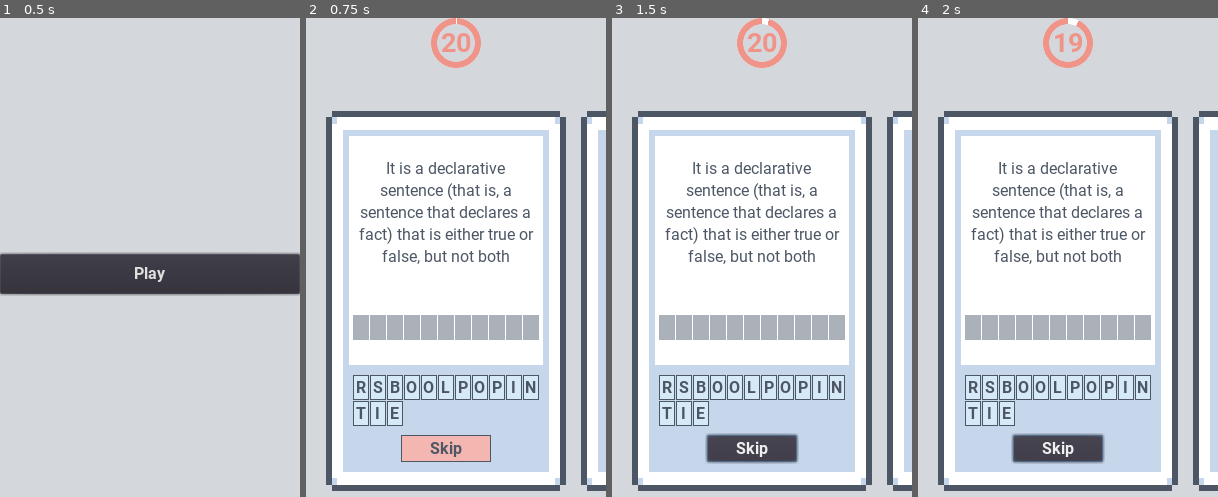
Above: before the commit, frames 1-4 (left to right).
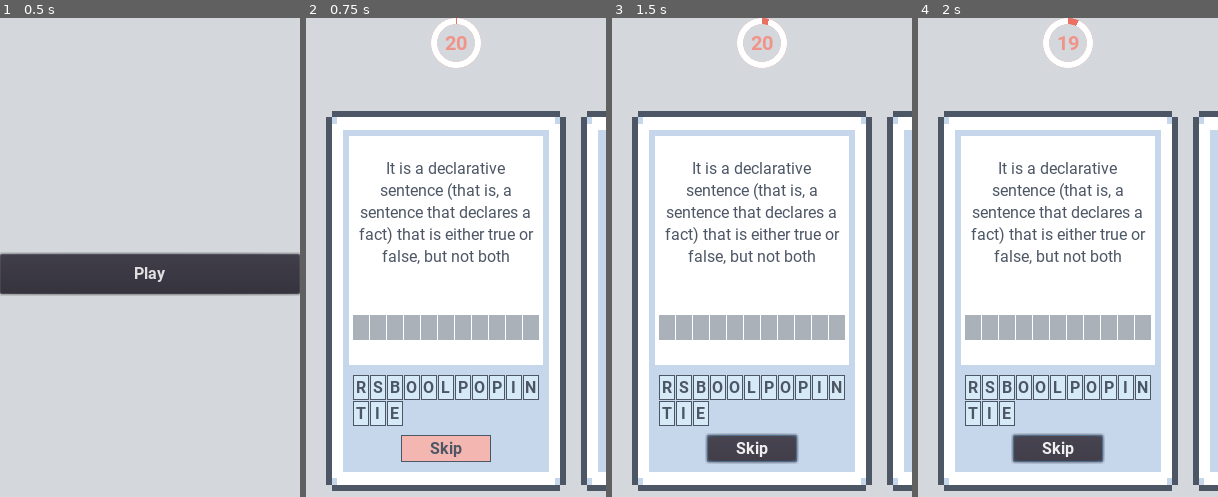
Above: after the commit, the same moments.

Repository: LoneDespair/comsci-card_game
Game: Godot game, scene res://src/main/main.tscn
Two runs of this game, one before a commit and one after it. Both use one fixed random seed, a clock stepped at 60 frames per second and the inputs below.
Inputs:
- Up to frame 1 (0.5 s): no input
- Up to frame 2 (0.75 s): click "Play" at 0.5 s
- Up to frame 3 (1.5 s): click "Skip" at 1.25 s
- Up to frame 4 (2 s): no input

Frame 1 is identical in both runs. In frame 2, 0.8% of the frame differs, in the area x 41-59%, y 0-11%; in frame 3, 0.8%; in frame 4, 0.8%.

Commit message:
fixed circular color

Diff:
--- a/src/circular_timer/circular_timer.tscn
+++ b/src/circular_timer/circular_timer.tscn
@@ -5,7 +5,7 @@
 [ext_resource path="res://src/circular_timer/initiator.gd" type="Script" id=3]
 
 [sub_resource type="DynamicFont" id=11]
-size = 27
+size = 20
 font_data = ExtResource( 1 )
 
 [node name="circular_timer" type="MarginContainer"]
@@ -24,7 +24,7 @@
 texture_under = ExtResource( 2 )
 texture_progress = ExtResource( 2 )
 fill_mode = 5
-tint_progress = Color( 0.945098, 0.580392, 0.541176, 1 )
+tint_under = Color( 0.92549, 0.439216, 0.388235, 1 )
 nine_patch_stretch = true
 
 [node name="count" type="Label" parent="."]
@@ -37,6 +37,7 @@
 text = "0"
 align = 1
 valign = 1
+clip_text = true
 
 [node name="initiator" type="Node" parent="."]
 script = ExtResource( 3 )
